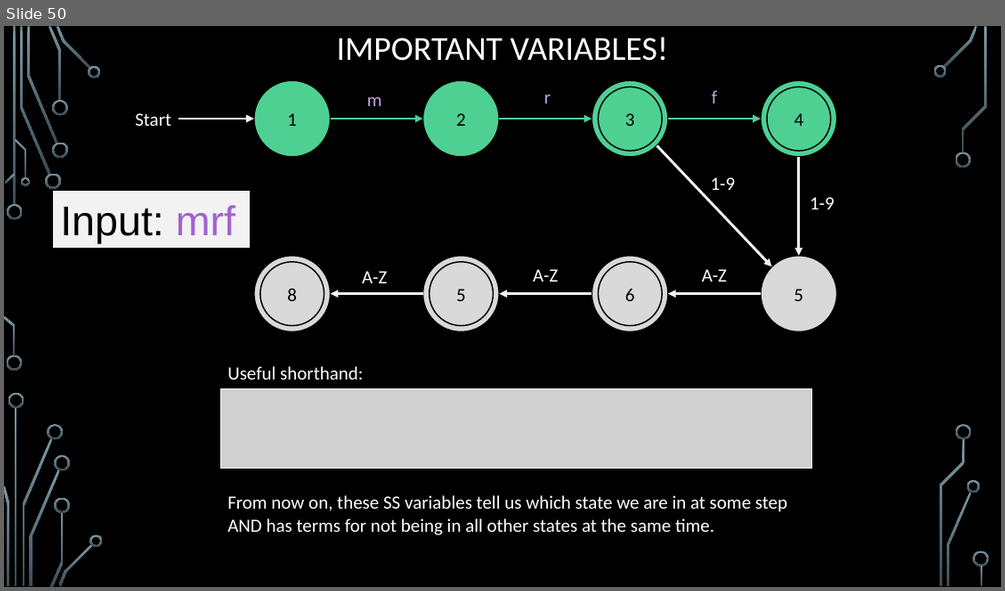
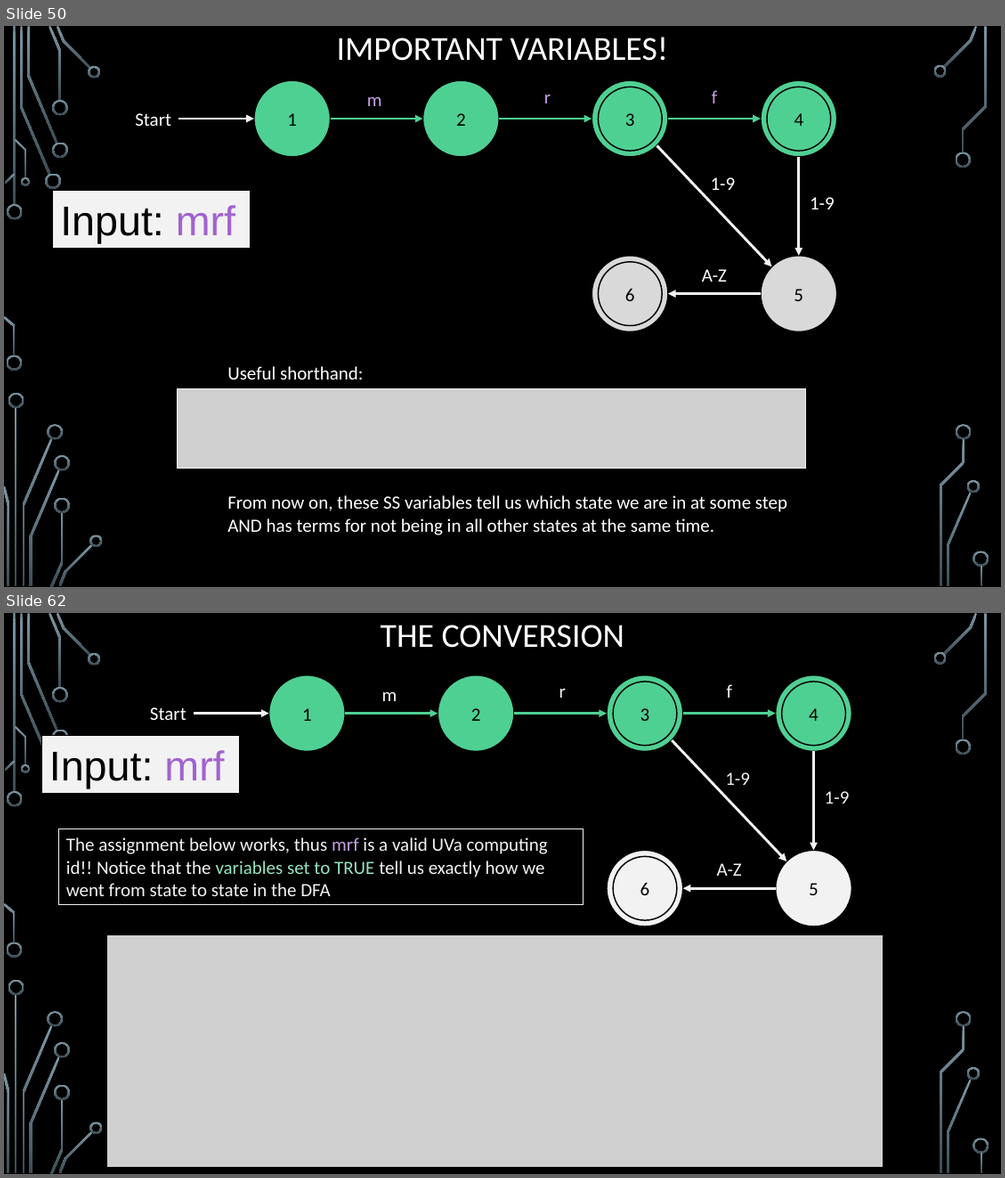
Before and after one commit to markfloryan/dsa2, a slide deck: slides/06-3-Hardness.pptx. Shown one above the other, each under a label of ours: slide 50 before the commit, slides 50 and 62 after it; the slides between them are not shown. The pictures are 1005x591 and 1005x1178 pixels, drawn with LibreOffice and Linux fonts; fonts in the diff are those of the drawing; grey boxes stand for pictures; background and template pictures are left out. Boxes give left, top, right and bottom in pixels: in the first picture for what was removed or moved away, otherwise in the second. Text is boxed around its words. In the diff, an @@ line names an element or a change of style, - is before the commit and + after.

```diff
--- a/slides/06-3-Hardness.pptx
+++ b/slides/06-3-Hardness.pptx
@@ slide 62 added at (4, 613, 1001, 1174), background picture (left out); not listed: 35 template elements that a slide beside it also shows @@
@@ title added at (380, 625, 624, 648), 32.4 pt, text #FFFFFF @@
+THE CONVERSION
@@ group added at (150, 675, 852, 926): 9 ellipses, 7 arrows, 7 texts @@
+1
+2
+3
+4
+6
+5
+3
+6
+m
+r
+f
+A-Z
+1-9
+1-9
+Start
+4
@@ rectangle added at (42, 736, 240, 793), fill #F2F2F2, outline #000000 0.75 pt, 40 pt, text #000000 @@
+Input: mrf
@@ rectangle added at (58, 829, 582, 905), outline #F2F2F2 0.75 pt, 18 pt, text #F2F2F2 @@
+The assignment below works, thus mrf is a valid UVa computing id!! Notice that the variables set to TRUE tell us exactly how we went from state to state in the DFA
@@ picture added at (106, 934, 882, 1167) @@
@@ slide 50 changed as well @@
@@ group removed at (254, 256, 591, 332): 4 ellipses, 2 arrows, 2 texts @@
-8
-7
-5
-8
-A-Z
-A-Z
@@ picture: place and size @@
-picture at (220, 389, 811, 468)
+picture at (177, 389, 806, 468)
```
Also in this commit, not shown: 8 other slides changed, 14 other slides added, 2 slides removed, 4 other files.
